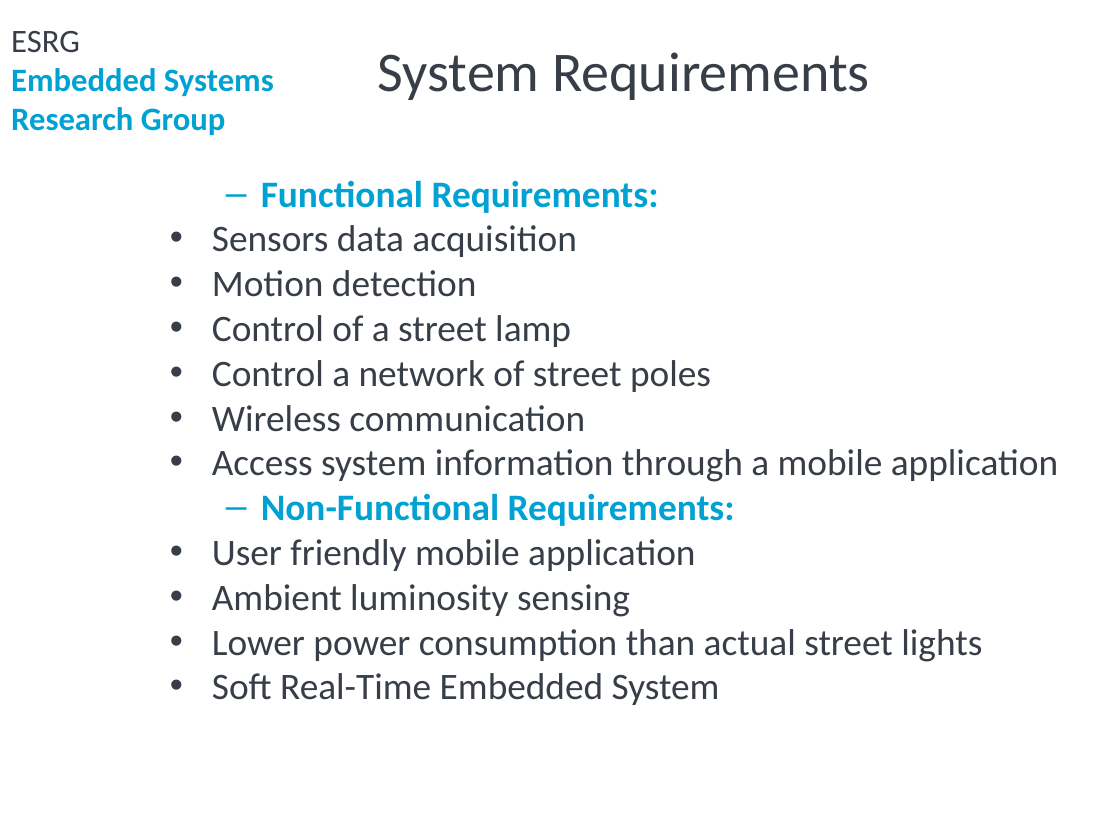
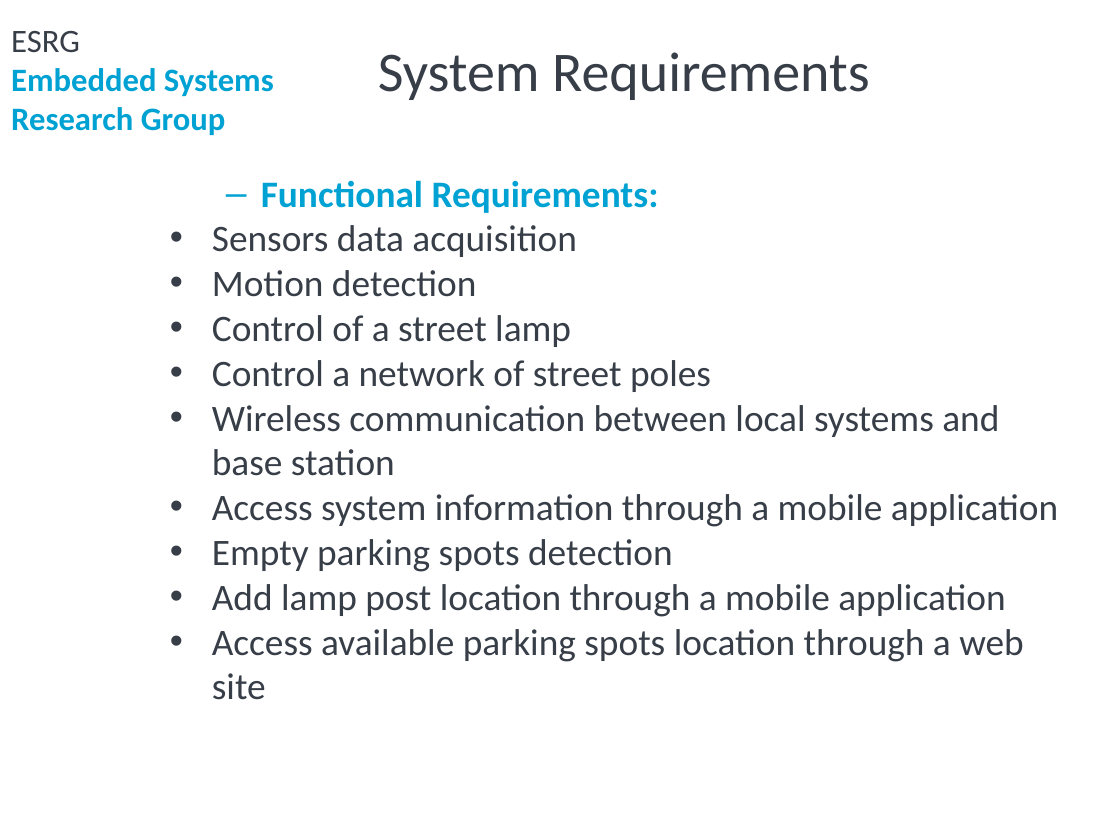
Before and after one commit to ESRGgroup9/slipad, a slide deck: slide 7 of project/group9.pptx (slide 9 before the commit). Drawn at 1120x840 pixels with LibreOffice and Linux fonts; fonts in the diff are those of the drawing; background and template pictures are left out. Boxes give left, top, right and bottom in pixels: in the first picture for what was removed or moved away, otherwise in the second. Text is boxed around its words. In the diff, an @@ line names an element or a change of style, - is before the commit and + after.

```diff
--- a/project/group9.pptx
+++ b/project/group9.pptx
@@ text at (x1=212, y1=405, x2=999, y2=476): text changed @@
-• Wireless communication
+• Wireless communication between local systems and base station
@@ text at (x1=212, y1=539, x2=1024, y2=700): text changed @@
-  – Non-Functional Requirements:
-• User friendly mobile application
-• Ambient luminosity sensing
-• Lower power consumption than actual street lights
-• Soft Real-Time Embedded System
+• Empty parking spots detection
+• Add lamp post location through a mobile application
+• Access available parking spots location through a web site
```
Also in this commit, not shown: 6 other slides changed, 18 slides added, 6 slides removed, 1 other file.
